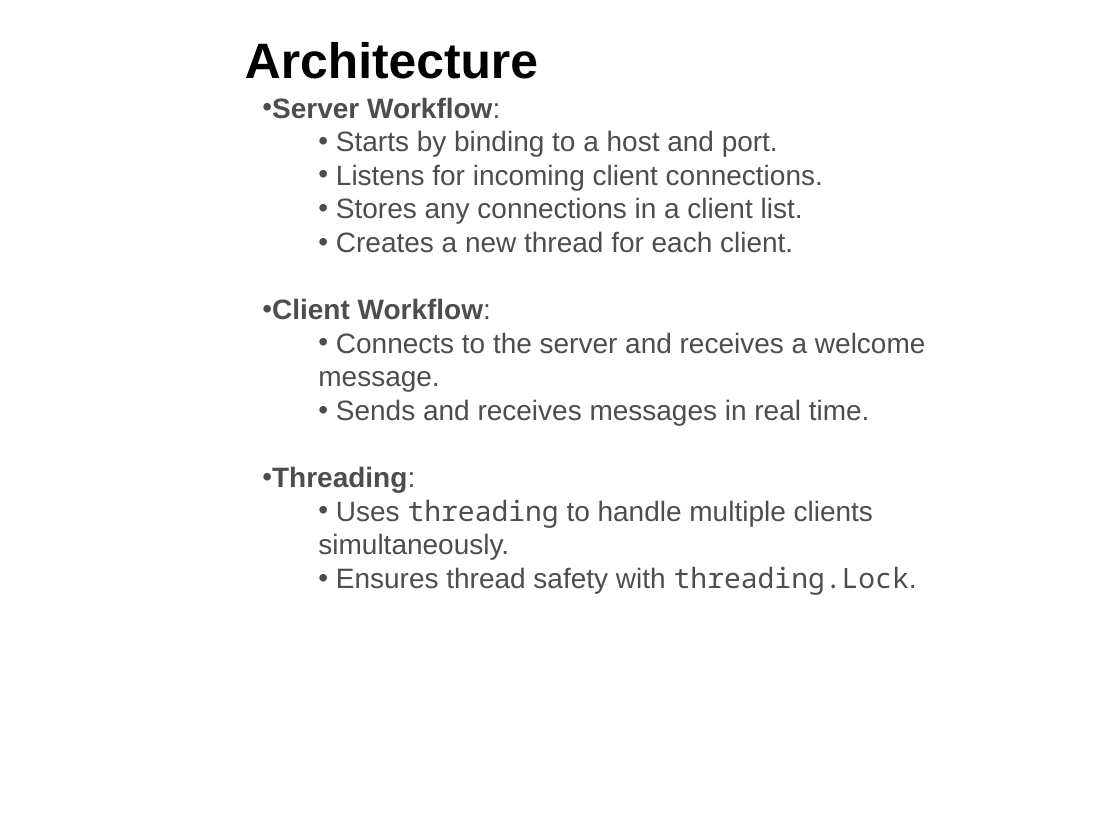
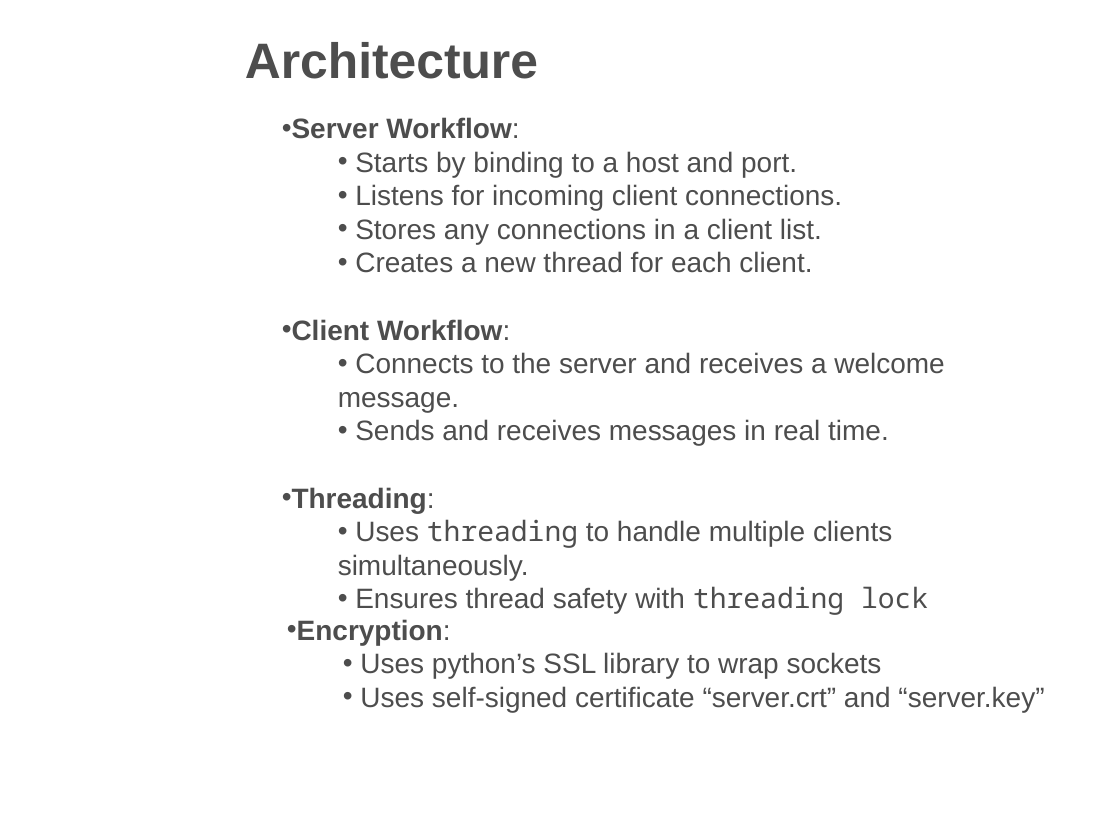
Before and after one commit to BelaBartok39/Pirate-Chat-Project, a slide deck: slide 3 of Pirate_Chat_Presentation.pptx. Drawn at 1120x840 pixels with LibreOffice and Linux fonts; fonts in the diff are those of the drawing; background and template pictures are left out. Boxes give left, top, right and bottom in pixels: in the first picture for what was removed or moved away, otherwise in the second. Text is boxed around its words. In the diff, an @@ line names an element or a change of style, - is before the commit and + after.

Commit message:
Updated presentation and message format

```diff
--- a/Pirate_Chat_Presentation.pptx
+++ b/Pirate_Chat_Presentation.pptx
@@ title "Architecture" at (x1=245, y1=42, x2=538, y2=79): text colour #000000 to #4D4D4D @@
@@ text "Server Workflow:" moved from (x1=272, y1=97, x2=925, y2=595) to (x1=292, y1=117, x2=944, y2=615) @@
@@ text at (x1=355, y1=586, x2=928, y2=615): text changed @@
-  • Ensures thread safety with threading.Lock.
+  • Ensures thread safety with threading lock
@@ text added at (x1=297, y1=619, x2=1044, y2=712), 18 pt, text #4D4D4D @@
+• Encryption:
+  • Uses python’s SSL library to wrap sockets
+  • Uses self-signed certificate “server.crt” and “server.key”
```
Also in this commit, not shown: 6 other slides changed, 2 slides added, 2 other files.
